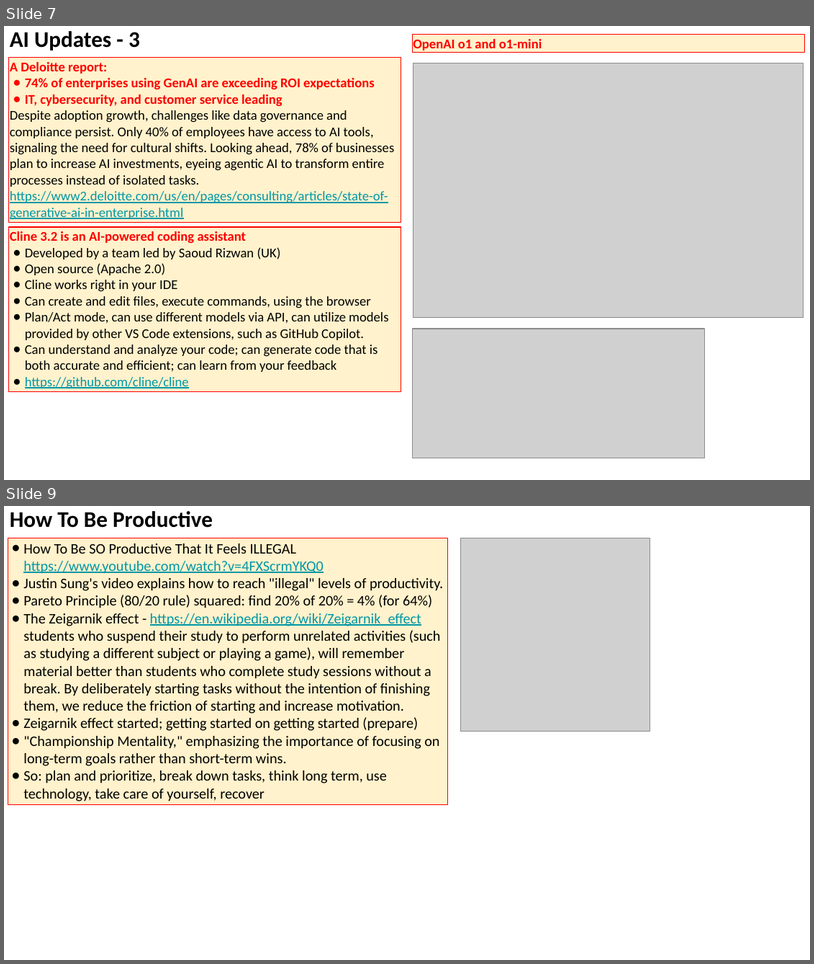
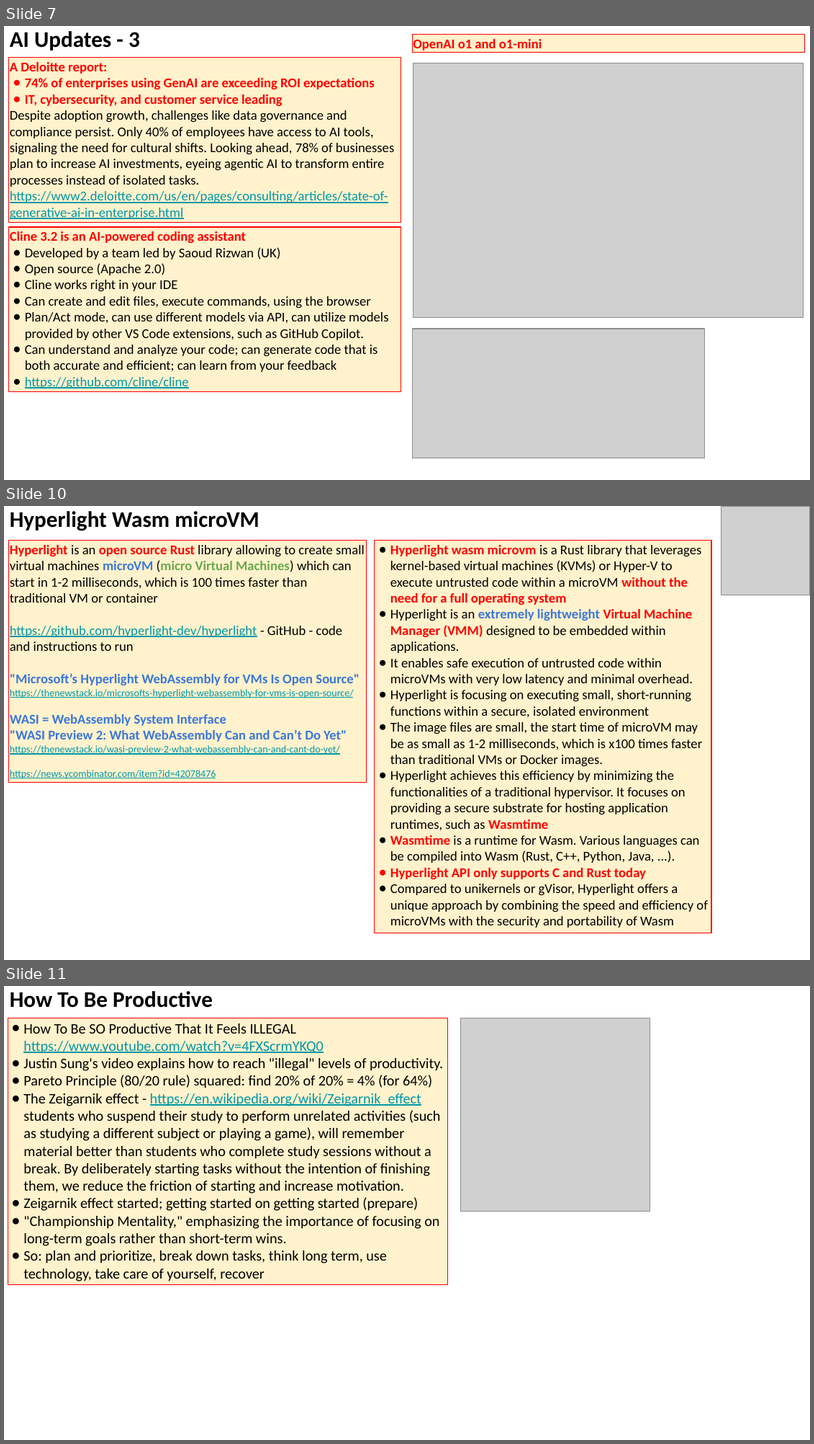
Before and after one commit to lselector/seminar, a slide deck: 2025/2025-01-24-AI-Updates.pptx. Shown one above the other, each under a label of ours: slides 7 and 9 before the commit, slides 7, 10 and 11 after it; the slides between them are not shown. The pictures are 814x964 and 814x1444 pixels, drawn with LibreOffice and Linux fonts; fonts in the diff are those of the drawing; grey boxes stand for pictures. Boxes give left, top, right and bottom in pixels: in the first picture for what was removed or moved away, otherwise in the second. Text is boxed around its words. In the diff, an @@ line names an element or a change of style, - is before the commit and + after.

```diff
--- a/2025/2025-01-24-AI-Updates.pptx
+++ b/2025/2025-01-24-AI-Updates.pptx
@@ slide 10 added at box(4, 506, 810, 960), background #FFFFFF @@
@@ text added at box(10, 511, 260, 531), 20 pt, text #000000, bold @@
+Hyperlight Wasm microVM
@@ picture added at box(722, 506, 810, 595) @@
@@ rectangle added at box(9, 540, 367, 782), fill #FFF2CC, outline #FF0000 0.75 pt, 12 pt, text #0097A7 @@
+Hyperlight is an open source Rust library allowing to create small virtual machines microVM (micro Virtual Machines) which can start in 1-2 milliseconds, which is 100 times faster than traditional VM or container
+https://github.com/hyperlight-dev/hyperlight - GitHub - code and instructions to run
+"Microsoft’s Hyperlight WebAssembly for VMs Is Open Source"
+https://thenewstack.io/microsofts-hyperlight-webassembly-for-vms-is-open-source/
+WASI = WebAssembly System Interface
+"WASI Preview 2: What WebAssembly Can and Can’t Do Yet"
+https://thenewstack.io/wasi-preview-2-what-webassembly-can-and-cant-do-yet/
+https://news.ycombinator.com/item?id=42078476
@@ rectangle added at box(375, 540, 712, 932), fill #FFF2CC, outline #FF0000 0.75 pt, 12 pt, text #000000 @@
+● Hyperlight wasm microvm is a Rust library that leverages kernel-based virtual machines (KVMs) or Hyper-V to execute untrusted code within a microVM without the need for a full operating system
+● Hyperlight is an extremely lightweight Virtual Machine Manager (VMM) designed to be embedded within applications.
+● It enables safe execution of untrusted code within microVMs with very low latency and minimal overhead.
+● Hyperlight is focusing on executing small, short-running functions within a secure, isolated environment
+● The image files are small, the start time of microVM may be as small as 1-2 milliseconds, which is x100 times faster than traditional VMs or Docker images.
+● Hyperlight achieves this efficiency by minimizing the functionalities of a traditional hypervisor. It focuses on providing a secure substrate for hosting application runtimes, such as Wasmtime
+● Wasmtime is a runtime for Wasm. Various languages can be compiled into Wasm (Rust, C++, Python, Java, ...).
+● Hyperlight API only supports C and Rust today
+● Compared to unikernels or gVisor, Hyperlight offers a unique approach by combining the speed and efficiency of microVMs with the security and portability of Wasm
@@ what was slide 9 is now slide 11 @@
```
Also in this commit, not shown: 4 slides changed, 1 other slide added.
